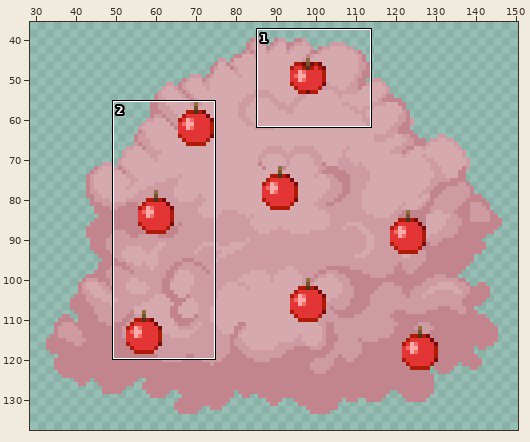
Sprite sheet -- plants/trees/food/foliage/cherryMFM/crown1.png. Above, an overview of the earlier version with the close-up marked.
Close-up. Earlier state:
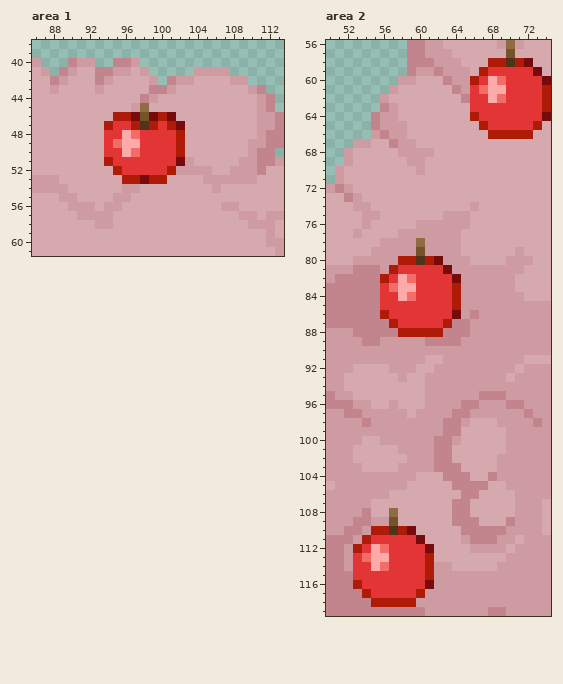
The file is 180x150 pixels. Shown: area 1: x 86..113, y 38..61; area 2: x 50..74, y 56..119. The wide view leaves out empty margins. The commit also changed other parts of the picture, which this record leaves out.
Once edited:
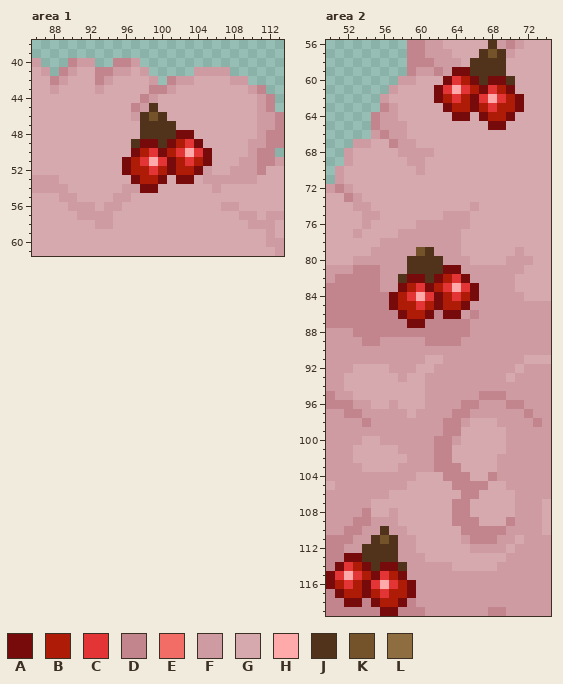
Palette (. is transparent): A #770b0b  B #ae1c08  C #e33535  D #c2848d  E #f26d66  F #cd9ba1  G #d5a9ae  H #feaaaa  J #50331a  K #74522a  L #8e6e40
Edits made:
{"where": "area 1"}
{"y":45,"x":97,"old":"FLG","new":"DFJ"}
{"y":46,"x":95,"old":"BBAKABA","new":"GGFJKJG"}
{"y":47,"x":94,"old":"BCCB","new":"GGGG"}
{"y":47,"x":99,"old":"BCBA","new":"JJJG"}
{"y":48,"x":94,"old":"CCHECCCCBG","new":"GGGGJJJJAA"}
{"y":49,"x":94,"old":"CEHHCCCC","new":"GGGJAAJA"}
{"y":49,"x":103,"old":"GG","new":"CA"}
{"y":50,"x":94,"old":"CCHEC","new":"GGGAB"}
{"y":50,"x":100,"old":"CCBGGG","new":"ABCHCA"}
{"y":51,"x":94,"old":"BCCC","new":"GGAB"}
{"y":51,"x":99,"old":"C","new":"H"}
{"y":51,"x":101,"old":"CAFGG","new":"ABCBA"}
{"y":52,"x":95,"old":"BCCC","new":"GABB"}
{"y":52,"x":100,"old":"CBFFF","new":"BABBA"}
{"y":53,"x":96,"old":"BBA","new":"GAB"}
{"y":53,"x":100,"old":"B","new":"A"}
{"y":53,"x":102,"old":"GG","new":"AA"}
{"y":54,"x":98,"old":"GG","new":"AA"}
{"where": "area 2"}
{"y":56,"x":68,"old":"G","new":"J"}
{"y":56,"x":70,"old":"L","new":"D"}
{"y":57,"x":67,"old":"GGGK","new":"JKJF"}
{"y":58,"x":66,"old":"GGBBJBA","new":"JJJJGGG"}
{"y":59,"x":64,"old":"FFGBCCCCCA","new":"AAJJJJGGGG"}
{"y":60,"x":63,"old":"DFFBCHECCCCA","new":"ACBAJAAJGGGG"}
{"y":61,"x":62,"old":"GGDFCEHHCCCCB","new":"ACHCBACBAGGGG"}
{"y":62,"x":62,"old":"GGGDC","new":"ABCBA"}
{"y":62,"x":69,"old":"ECCCCB","new":"CBAGGG"}
{"y":63,"x":63,"old":"GGGCC","new":"ABBAB"}
{"y":63,"x":69,"old":"CCCCCB","new":"BBAGGG"}
{"y":64,"x":64,"old":"GGBCCCCCCCA","new":"AAGABBAGGGG"}
{"y":65,"x":67,"old":"BCCCCCB","new":"GAAGGGG"}
{"y":66,"x":68,"old":"BBBBB","new":"GGGGG"}
{"y":78,"x":60,"old":"L","new":"F"}
{"y":79,"x":61,"old":"F","new":"J"}
{"y":80,"x":58,"old":"BB","new":"FJ"}
{"y":80,"x":61,"old":"BA","new":"JJ"}
{"y":81,"x":57,"old":"BCCCCC","new":"FFJJJJ"}
{"y":81,"x":64,"old":"F","new":"A"}
{"y":82,"x":56,"old":"BCHECCCCAF","new":"FFJAAJABCA"}
{"y":83,"x":56,"old":"CEHH","new":"FFAB"}
{"y":83,"x":61,"old":"CC","new":"AB"}
{"y":83,"x":64,"old":"BFF","new":"HCA"}
{"y":84,"x":56,"old":"CCHEC","new":"DABCH"}
{"y":84,"x":62,"old":"CCBFF","new":"ABCBA"}
{"y":85,"x":56,"old":"CCCC","new":"DABB"}
{"y":85,"x":61,"old":"CCC","new":"BAB"}
{"y":85,"x":65,"old":"F","new":"A"}
{"y":86,"x":56,"old":"BCCCCCCC","new":"DDABBADA"}
{"y":87,"x":57,"old":"BCCCCCB","new":"DDAADDD"}
{"y":88,"x":58,"old":"BBBBB","new":"DDDDD"}
{"y":108,"x":57,"old":"L","new":"F"}
{"y":109,"x":57,"old":"K","new":"F"}
{"y":110,"x":55,"old":"BBJBA","new":"FJFFG"}
{"y":111,"x":54,"old":"BCCCCCA","new":"FJKJFFG"}
{"y":112,"x":53,"old":"BCHECCCCA","new":"FJJJJFFGG"}
{"y":113,"x":52,"old":"FCEHHCCCCB","new":"AAJJJJFFFG"}
{"y":114,"x":51,"old":"DFCCHECCCCB","new":"ACBAJAAJFFF"}
{"y":115,"x":50,"old":"DDD","new":"ACH"}
{"y":115,"x":54,"old":"CC","new":"BA"}
{"y":115,"x":57,"old":"CCCCB","new":"BAFFF"}
{"y":116,"x":50,"old":"DDD","new":"ABC"}
{"y":116,"x":54,"old":"C","new":"A"}
{"y":116,"x":56,"old":"C","new":"H"}
{"y":116,"x":58,"old":"CCCA","new":"BAFF"}
{"y":117,"x":51,"old":"DDDBC","new":"ABBAB"}
{"y":117,"x":57,"old":"CCCB","new":"BBAF"}
{"y":118,"x":52,"old":"DD","new":"AA"}
{"y":118,"x":55,"old":"B","new":"A"}
{"y":118,"x":58,"old":"BB","new":"AD"}
{"y":119,"x":56,"old":"DD","new":"AA"}
{"label":"changed","picture_box":[104,103,212,193]}
{"label":"changed","picture_box":[434,40,551,139]}
{"label":"changed","picture_box":[380,238,479,337]}
{"label":"changed","picture_box":[326,508,434,616]}
